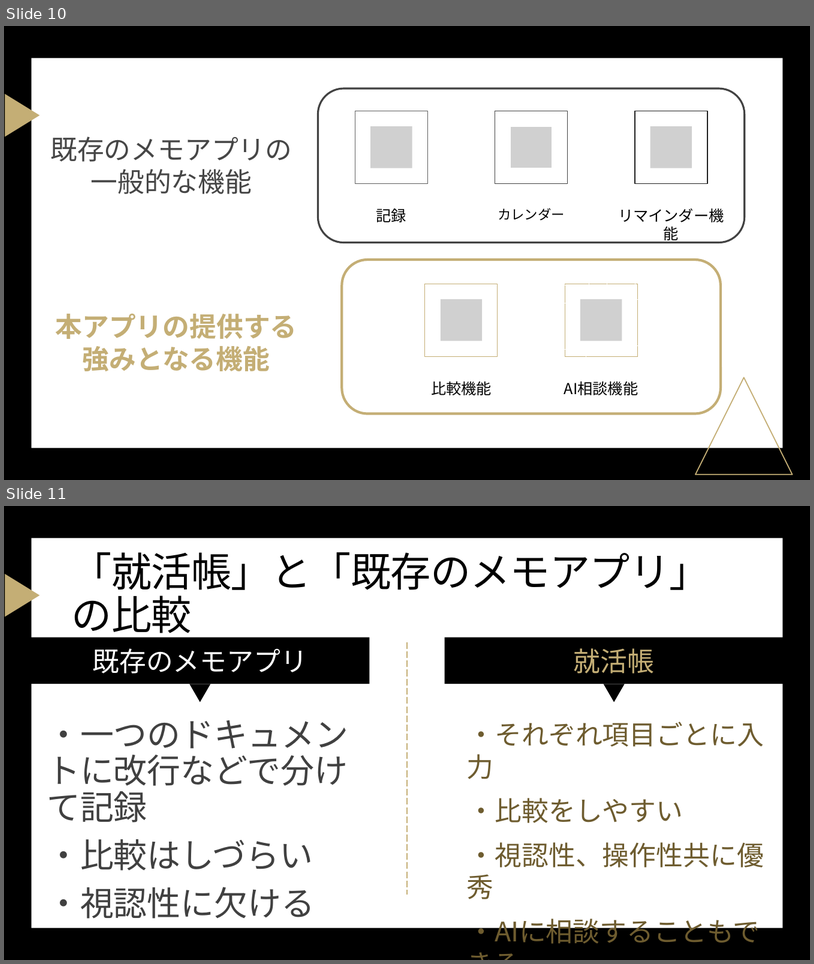
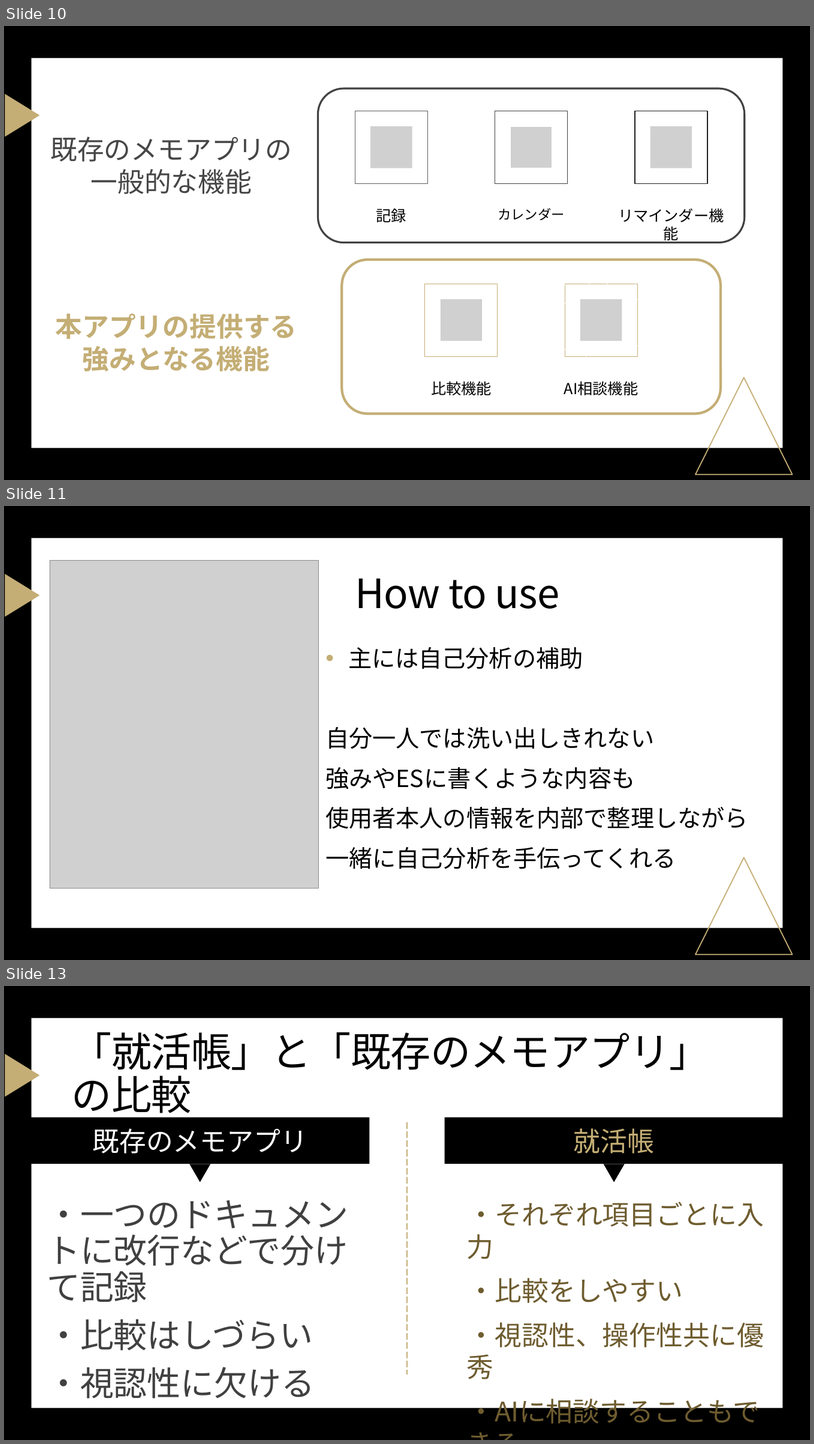
Before and after one commit to mottiriOMOTI/Mobile-development2026, a slide deck: 就活帳.pptx. Shown one above the other, each under a label of ours: slides 10 and 11 before the commit, slides 10, 11 and 13 after it; the slides between them are not shown. The pictures are 814x964 and 814x1444 pixels, drawn with LibreOffice and Linux fonts; fonts in the diff are those of the drawing; grey boxes stand for pictures. Boxes give left, top, right and bottom in pixels: in the first picture for what was removed or moved away, otherwise in the second. Text is boxed around its words. In the diff, an @@ line names an element or a change of style, - is before the commit and + after.

```diff
--- a/就活帳.pptx
+++ b/就活帳.pptx
@@ slide 11 added at [4,506,810,960], background #000000; not listed: 3 template elements that a slide beside it also shows @@
@@ picture added at [50,561,318,888] @@
@@ title added at [356,578,560,609], 48 pt, text #000000 @@
+How to use
@@ text added at [326,647,749,869], 28 pt, text #000000 @@
+• 主には自己分析の補助
+自分一人では洗い出しきれない
+強みやESに書くような内容も
+使用者本人の情報を内部で整理しながら
+一緒に自己分析を手伝ってくれる
@@ what was slide 11 is now slide 13 @@
```
Also in this commit, not shown: 2 slides changed, 2 other slides added, 12 other files.
